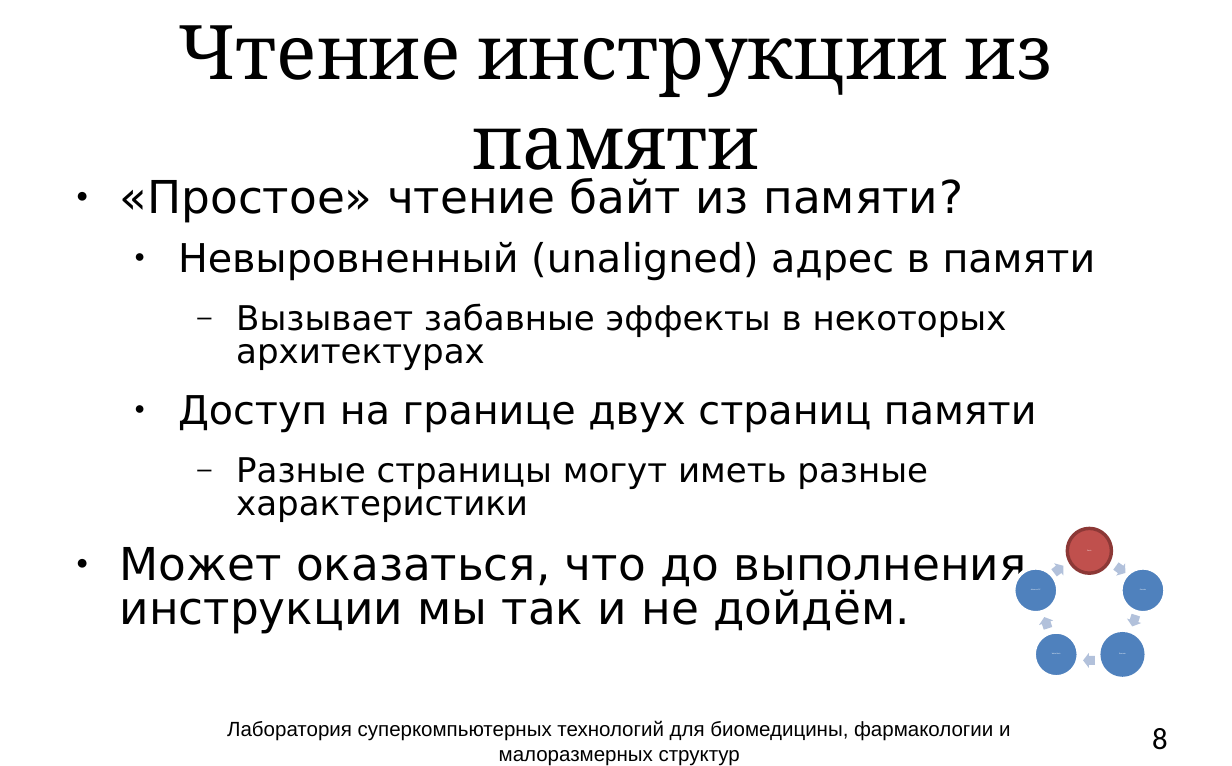
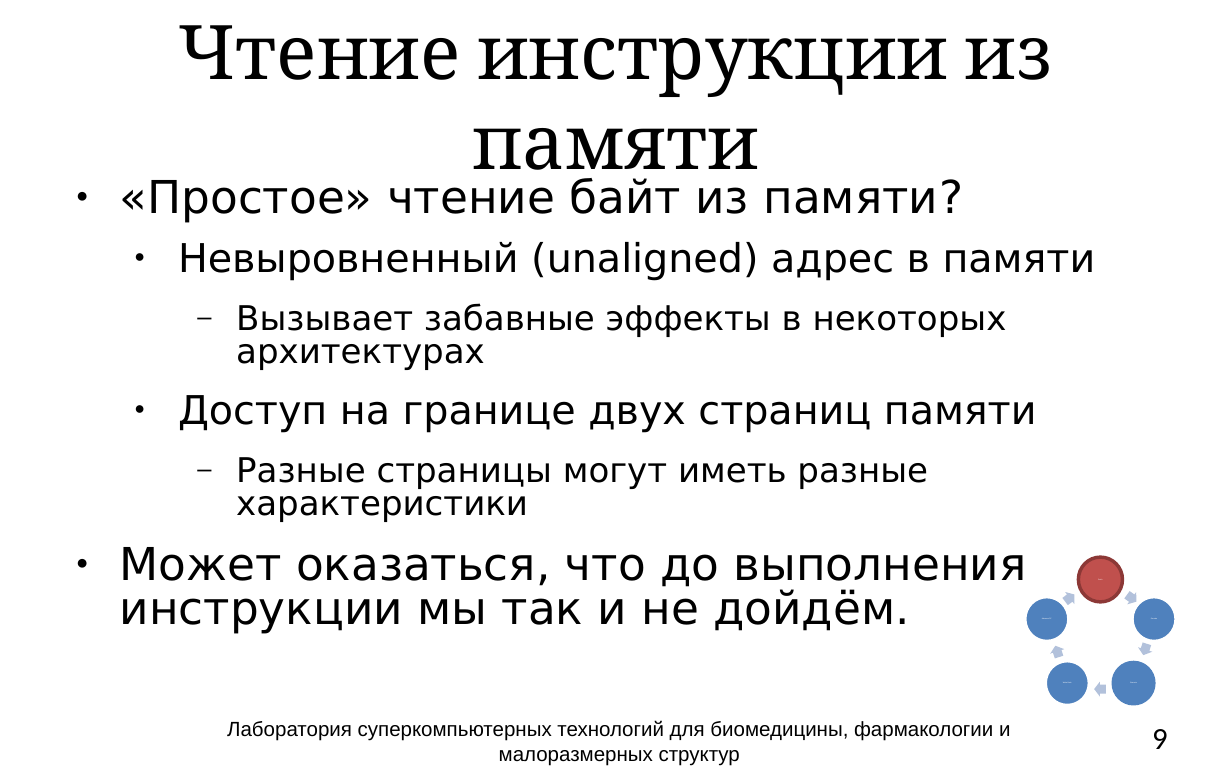
Before and after one commit to atakua/simlectures-archive, a slide deck: slide 9 of lecture03-cpu-interpretation/lecture03-cpu-interpretation.pptx (slide 8 before the commit). Drawn at 1232x766 pixels with LibreOffice and Linux fonts; fonts in the diff are those of the drawing; background and template pictures are left out. Boxes give left, top, right and bottom in pixels: in the first picture for what was removed or moved away, otherwise in the second. Text is boxed around its words. In the diff, an @@ line names an element or a change of style, - is before the commit and + after.

```diff
--- a/lecture03-cpu-interpretation/lecture03-cpu-interpretation.pptx
+++ b/lecture03-cpu-interpretation/lecture03-cpu-interpretation.pptx
@@ 10 freeform shapes: place and size @@
-10 freeform shapes at (1014, 529, 1165, 676)
+10 freeform shapes at (1025, 557, 1177, 706)
@@ page number at (1152, 729, 1168, 749): text changed @@
-8
+9
```
Also in this commit, not shown: 12 other slides changed, 3 slides added, 4 slides removed.
